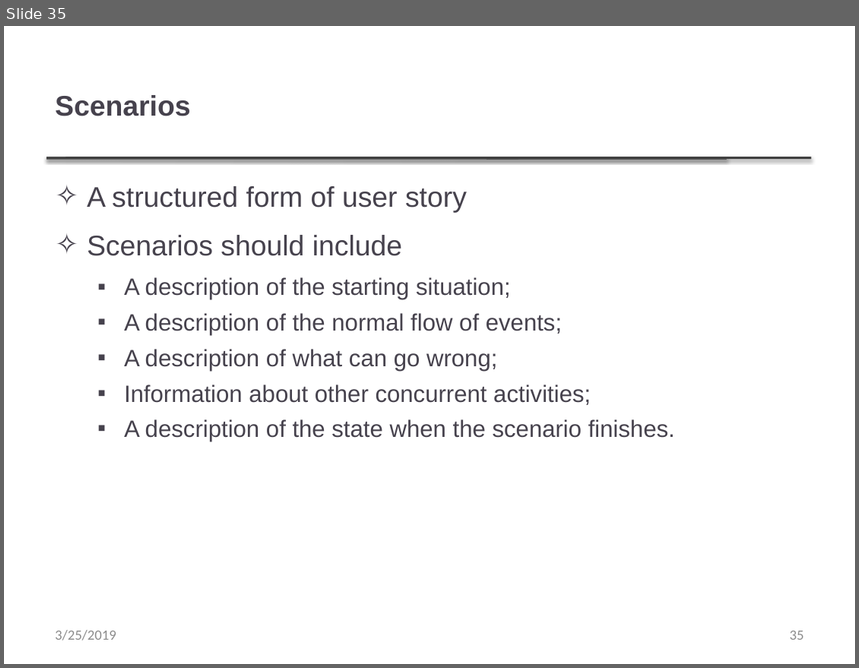
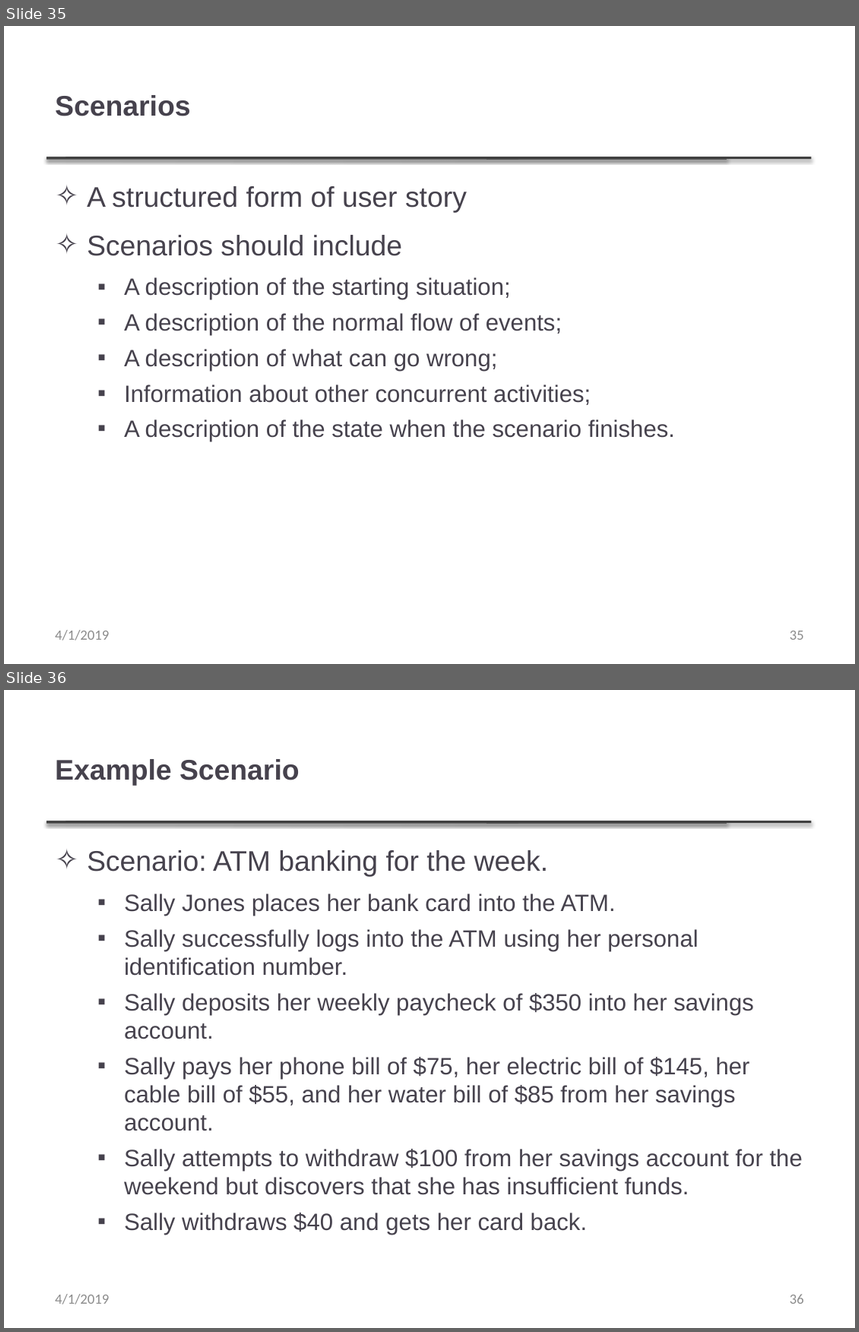
Before and after one commit to ppawar/ppawar.github.io, a slide deck: CSE308-S19/Slides/PPT/Ch4 - Requirements analysis.pptx. Shown one above the other, each under a label of ours: slide 35 before the commit, slides 35 and 36 after it. The pictures are 859x668 and 859x1332 pixels, drawn with LibreOffice and Linux fonts; fonts in the diff are those of the drawing; background and template pictures are left out. Boxes give left, top, right and bottom in pixels: in the first picture for what was removed or moved away, otherwise in the second. Text is boxed around its words. In the diff, an @@ line names an element or a change of style, - is before the commit and + after.

```diff
--- a/CSE308-S19/Slides/PPT/Ch4 - Requirements analysis.pptx
+++ b/CSE308-S19/Slides/PPT/Ch4 - Requirements analysis.pptx
@@ slide 36 added at box(4, 690, 855, 1328), background #FFFFFF; not listed: 2 template elements that a slide beside it also shows @@
@@ title added at box(55, 759, 300, 786), 24 pt, text #46424D, bold @@
+Example Scenario
@@ text added at box(87, 850, 803, 1236), 20 pt, text #46424D @@
+✧ Scenario: ATM banking for the week.
+  ▪ Sally Jones places her bank card into the ATM.
+  ▪ Sally successfully logs into the ATM using her personal identification number.
+  ▪ Sally deposits her weekly paycheck of $350 into her savings account.
+  ▪ Sally pays her phone bill of $75, her electric bill of $145, her cable bill of $55, and her water bill of $85 from her savings account.
+  ▪ Sally attempts to withdraw $100 from her savings account for the weekend but discovers that she has insufficient funds.
+  ▪ Sally withdraws $40 and gets her card back.
@@ text added at box(55, 1294, 109, 1305), 12 pt, text #8C8C8C @@
+4/1/2019
@@ page number added at box(790, 1294, 804, 1304), 12 pt, text #8C8C8C @@
+36
@@ slide 35 changed as well @@
@@ text at box(55, 630, 109, 641): text changed @@
-3/25/2019
+4/1/2019
```
Also in this commit, not shown: 55 other slides changed, 8 other files.
